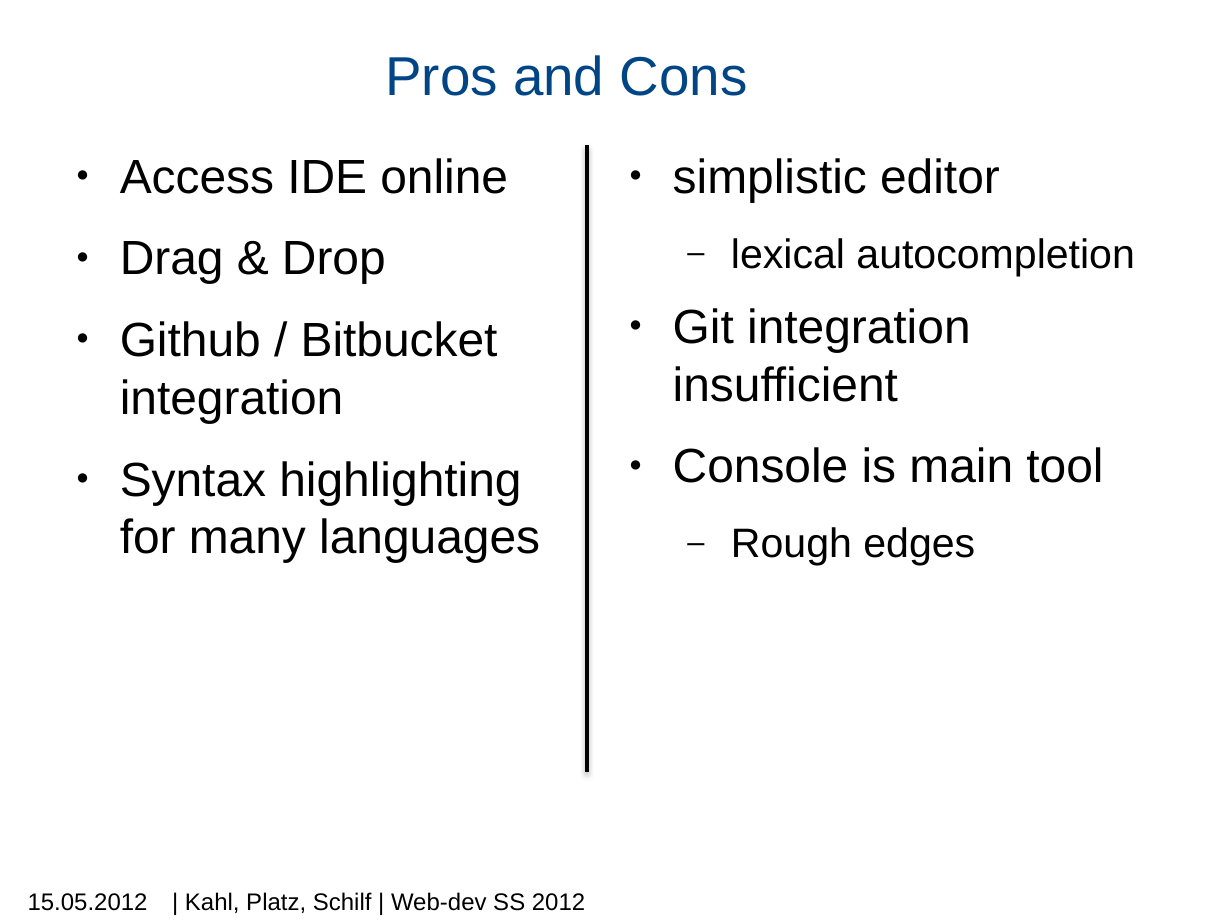
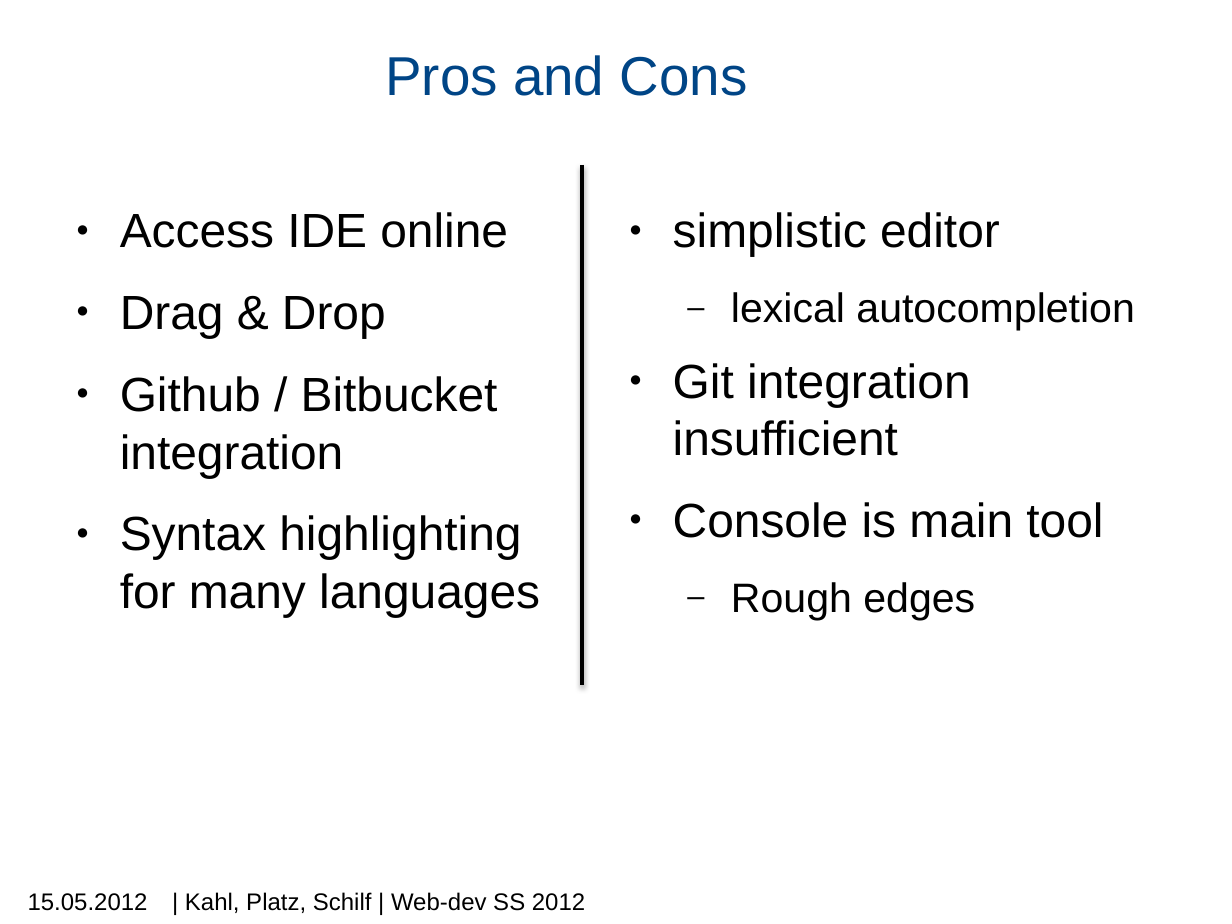
Before and after one commit to machisuji/webdev-spm, a slide deck: slide 3 of seminar/presentation/mps.pptx. Drawn at 1232x924 pixels with LibreOffice and Linux fonts; fonts in the diff are those of the drawing; background and template pictures are left out. Boxes give left, top, right and bottom in pixels: in the first picture for what was removed or moved away, otherwise in the second. Text is boxed around its words. In the diff, an @@ line names an element or a change of style, - is before the commit and + after.

```diff
--- a/seminar/presentation/mps.pptx
+++ b/seminar/presentation/mps.pptx
@@ line moved from (586, 145) - (586, 772) to (582, 165) - (582, 685) @@
@@ text "Access IDE online": place and size @@
-text "Access IDE online" at bbox=[120, 158, 540, 562]
+text "Access IDE online" at bbox=[120, 212, 540, 617]
@@ text "simplistic editor": place and size @@
-text "simplistic editor" at bbox=[673, 158, 1134, 566]
+text "simplistic editor" at bbox=[673, 212, 1134, 620]
```
